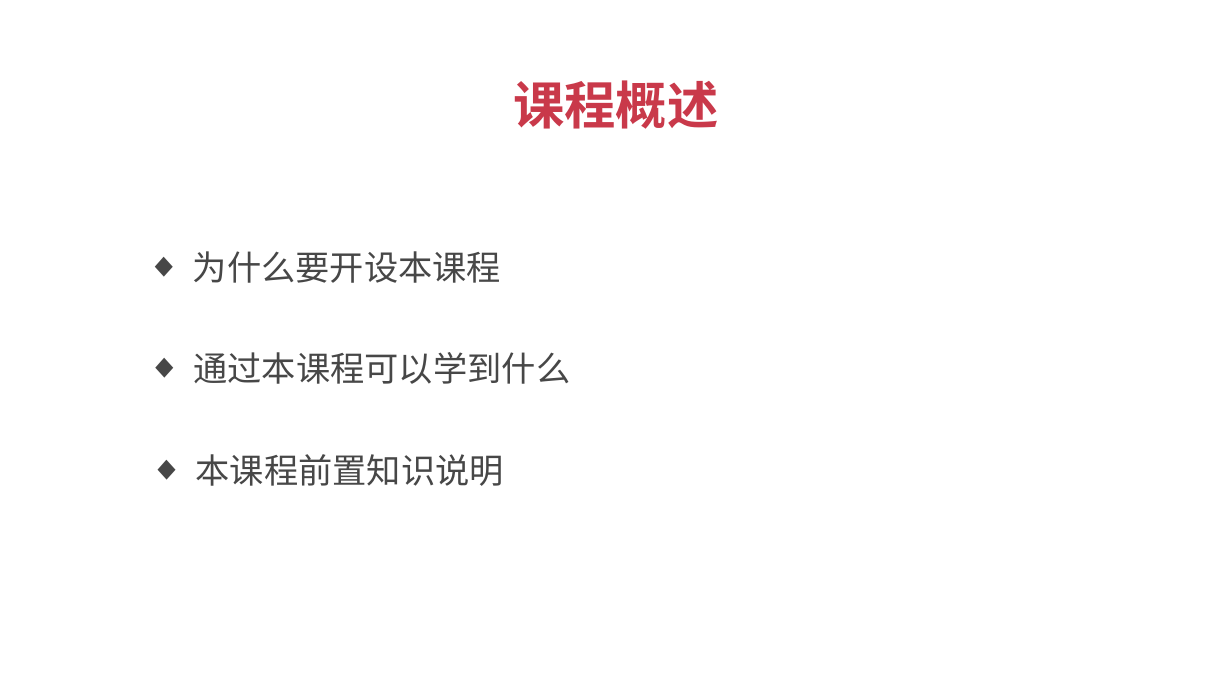
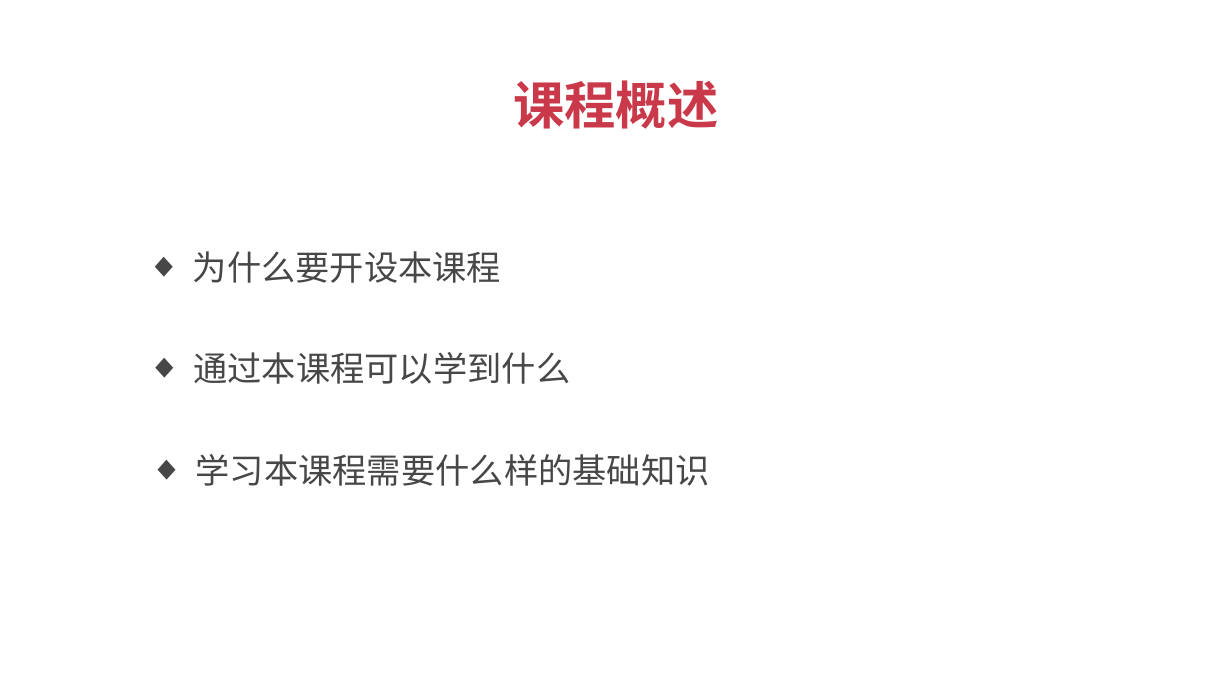
Before and after one commit to super918180/imooc, a slide deck: slide 3 of React高级教程之高阶组件-课程PPT.pptx. Drawn at 1232x693 pixels with LibreOffice and Linux fonts; fonts in the diff are those of the drawing. Boxes give left, top, right and bottom in pixels: in the first picture for what was removed or moved away, otherwise in the second. Text is boxed around its words. In the diff, an @@ line names an element or a change of style, - is before the commit and + after.

Commit message:
01课程介绍

```diff
--- a/React高级教程之高阶组件-课程PPT.pptx
+++ b/React高级教程之高阶组件-课程PPT.pptx
@@ text at (x1=196, y1=454, x2=710, y2=486): text changed @@
-  ◆ 本课程前置知识说明
+  ◆ 学习本课程需要什么样的基础知识
```
Also in this commit, not shown: 2 other slides changed, 2 other files.
